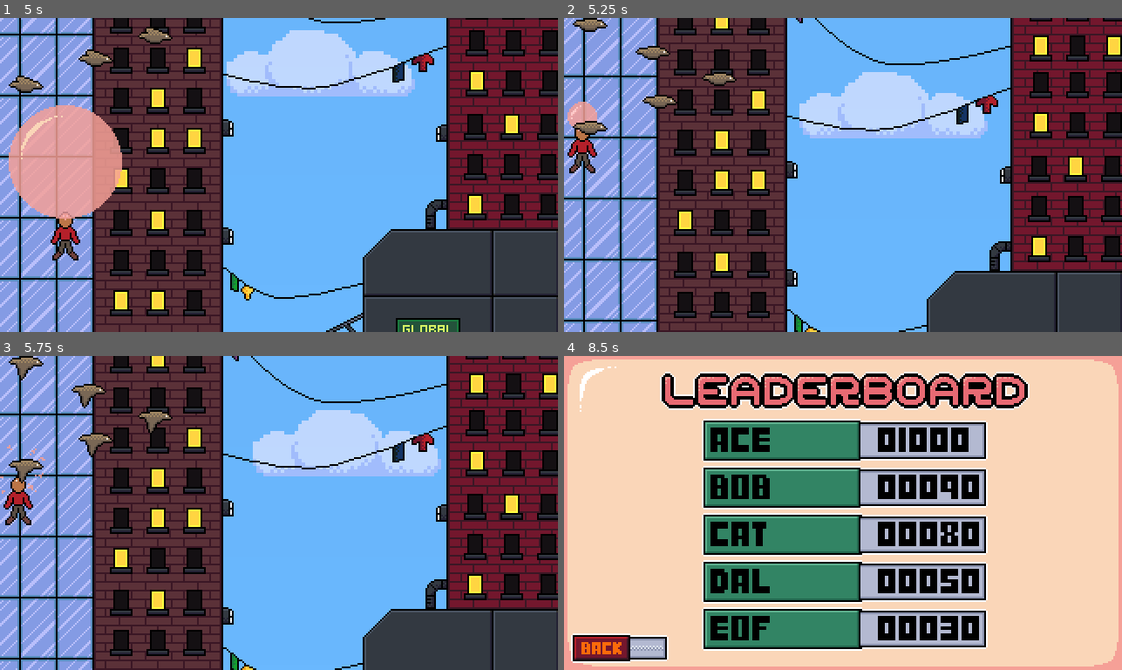
Above: before the commit, frames 1-4 (two rows, left to right).
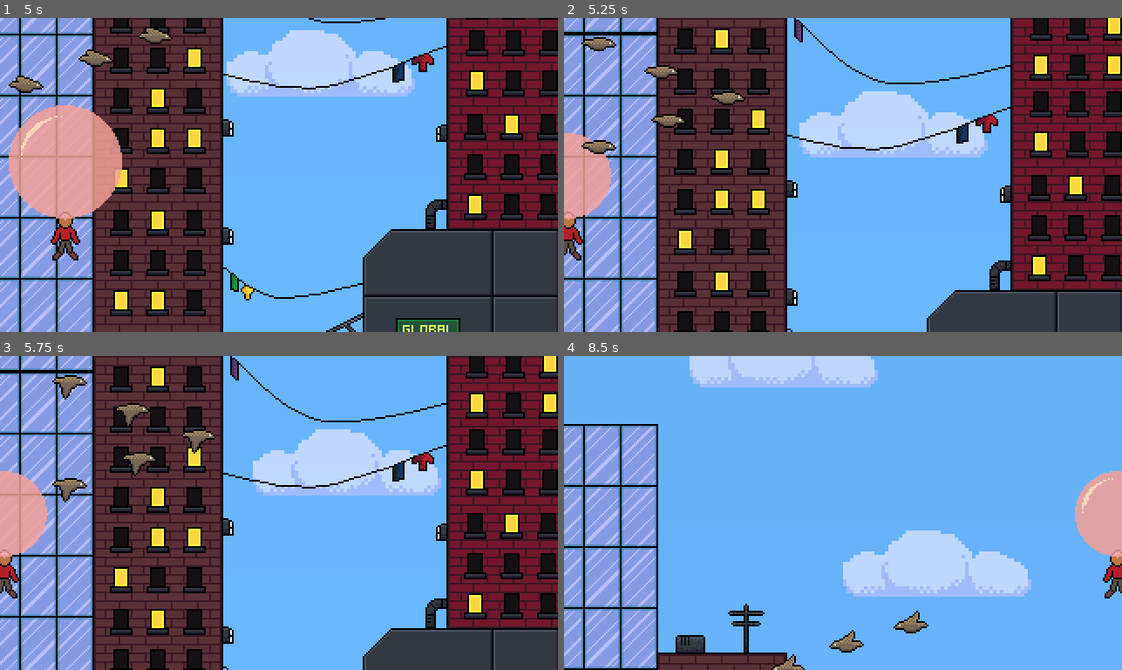
Above: after the commit, the same moments.

Repository: eagle-eye-scouter/GGJ_BubbleBlowing
Game: Godot game, scene res://scenes/main_menu.tscn
Two runs of this game, one before a commit and one after it. Both use one fixed random seed, a clock stepped at 60 frames per second and the inputs below.
Inputs (mouse positions are in pixels of both pictures, inside the frame that each line leads up to):
- Up to frame 1 (5 s): click (94, 200) at 0.5 s; tap Enter (ui_accept) at 1.25, 1.52, 2.27, 2.75, 3.5, 3.77, 4.25, 4.52 s; hold D (player_right) 1.28-2.03 s; hold End (sacred_mode, bound only after the commit) 1.28-2.03 s; hold S (player_down) 2.03-2.78 s; tap Space (player_breath) at 2.1 s; tap End (sacred_mode, bound only after the commit) at 2.3, 3.6, 4.55 s; hold D (player_right) 2.78-3.53 s; hold End (sacred_mode, bound only after the commit) 2.78-3.53 s; hold W (player_up) 3.53-4.28 s; hold A (player_left) from 4.28 s (still down); hold Space (player_breath) from 4.28 s (still down)
- Up to frame 2 (5.25 s): keep holding A (player_left); release Space (player_breath) at 5.03 s; tap End (sacred_mode, bound only after the commit) at 5.1 s
- Up to frame 3 (5.75 s): keep holding A (player_left); tap Enter (ui_accept) at 5.27 s
- Up to frame 4 (8.5 s): release A (player_left) at 5.78 s; hold S (player_down) 5.78-6.53 s; hold End (sacred_mode, bound only after the commit) 5.78-6.53 s; hold D (player_right) 6.53-7.28 s; tap Space (player_breath) at 6.6 s; tap Enter (ui_accept) at 6.77, 7.52, 8.27 s; tap End (sacred_mode, bound only after the commit) at 6.8, 8.1 s; hold W (player_up) 7.28-8.03 s; hold End (sacred_mode, bound only after the commit) 7.28-8.03 s; hold D (player_right) from 8.03 s (still down)

Frame 1 is identical in both runs. In frame 2, 41% of the frame differs, in the area x 0-100%, y 0-100%; in frame 3, 41%; in frame 4, 100%.

Commit message:
Add invulnerability state

Diff:
--- a/project.godot
+++ b/project.godot
@@ -74,6 +74,11 @@
 , Object(InputEventJoypadButton,"resource_local_to_scene":false,"resource_name":"","device":-1,"button_index":1,"pressure":0.0,"pressed":false,"script":null)
 ]
 }
+sacred_mode={
+"deadzone": 0.5,
+"events": [Object(InputEventKey,"resource_local_to_scene":false,"resource_name":"","device":-1,"window_id":0,"alt_pressed":false,"shift_pressed":false,"ctrl_pressed":false,"meta_pressed":false,"pressed":false,"keycode":0,"physical_keycode":4194318,"key_label":0,"unicode":0,"location":0,"echo":false,"script":null)
+]
+}
 
 [layer_names]
 
--- a/scripts/player.gd
+++ b/scripts/player.gd
@@ -23,6 +23,7 @@
 @onready var timer: Timer = $Timer
 
 var bubble_stage_size = float(bubble.POP_VOLUME_THRESHOLD)/8
+var _is_invulnerable : bool = false
 
 enum State {
 	START,
@@ -36,9 +37,14 @@
 	bubble.popped.connect(_on_bubble_popped)
 	_set_state(State.START)
 
+
 func _process(delta: float) -> void:
+	if Input.is_action_pressed("sacred_mode"):
+		_is_invulnerable = true
+		bubble._set_state(GumBubble.State.INVULNERABLE)
 	if (sprite.get_animation() == "float"):
 		sprite.set_frame(bubble.volume/bubble_stage_size)
+
 
 # Called every frame. 'delta' is the elapsed time since the previous frame.
 func _physics_process(delta: float) -> void:
@@ -89,6 +95,9 @@
 
 
 func kill() -> void:
+	if _is_invulnerable:
+		bubble.state = GumBubble.State.INVULNERABLE
+		return
 	if state != State.START:
 		_set_state(State.DEAD)
 
--- a/scripts/player_bubble.gd
+++ b/scripts/player_bubble.gd
@@ -18,6 +18,7 @@
 	STABLE,
 	POPPED,
 	SWALLOWED,
+	INVULNERABLE,
 }
 
 # Called when the node enters the scene tree for the first time.
@@ -46,10 +47,11 @@
 
 func pop():
 	## Guard clause
-	if state == State.POPPED:
+	if state == State.POPPED or state == State.INVULNERABLE:
 		return
+	print("I got popped! ", State.find_key(state))
 	_set_state(State.POPPED)
-	print("I got popped!")
+
 
 
 func activate():
@@ -64,6 +66,8 @@
 
 
 func _set_state(new_state:State):
+	if state == State.INVULNERABLE:
+		return
 	match new_state:
 		State.POPPED:
 			popped.emit()
@@ -74,6 +78,8 @@
 
 
 func _update_state():
+	if state == State.INVULNERABLE:
+		return
 	match state:
 		State.STABLE:
 			if volume < SWALLOW_THRESHOLD:
